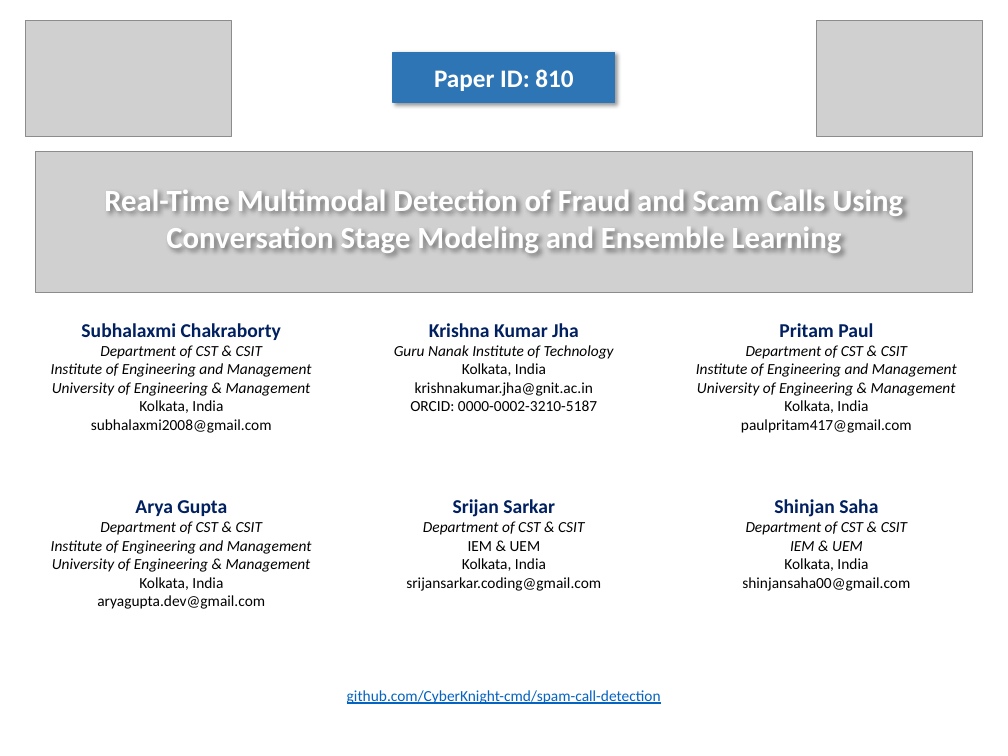
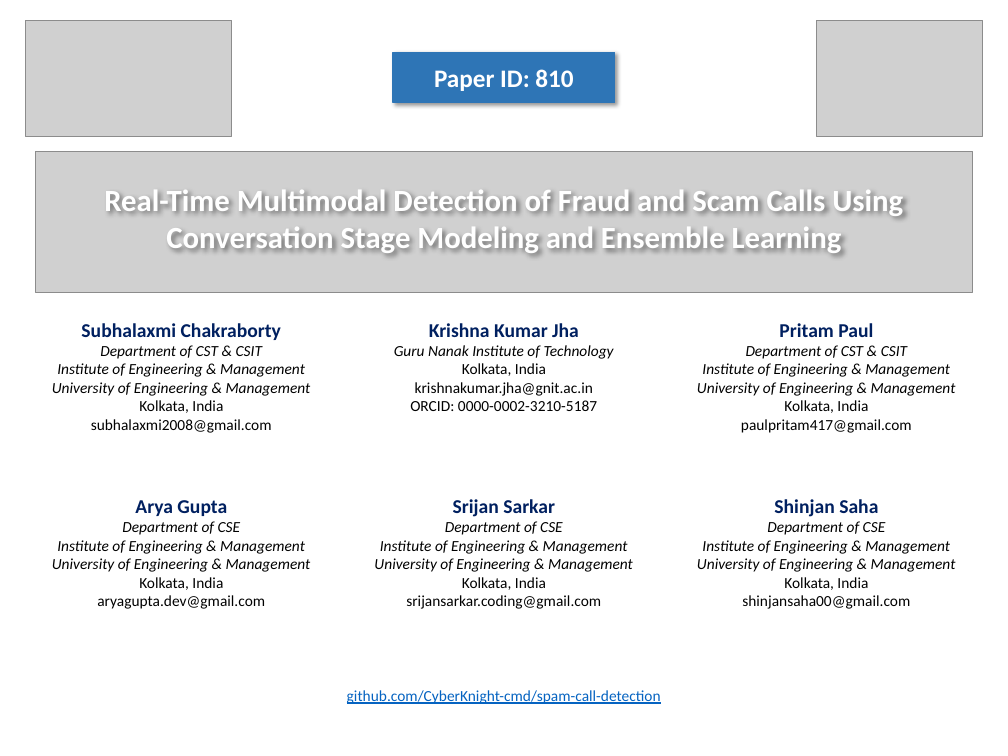
Before and after one commit to CyberKnight-cmd/spam-call-detection, a slide deck: slide 1 of presentation/Scam_Call_Detection_Presentation.pptx. Drawn at 1008x756 pixels with LibreOffice and Linux fonts; fonts in the diff are those of the drawing; grey boxes stand for pictures. Boxes give left, top, right and bottom in pixels: in the first picture for what was removed or moved away, otherwise in the second. Text is boxed around its words. In the diff, an @@ line names an element or a change of style, - is before the commit and + after.

```diff
--- a/presentation/Scam_Call_Detection_Presentation.pptx
+++ b/presentation/Scam_Call_Detection_Presentation.pptx
@@ text at (57, 363, 305, 377): text changed @@
-Institute of Engineering and Management
+Institute of Engineering & Management
@@ text at (702, 363, 950, 377): text changed @@
-Institute of Engineering and Management
+Institute of Engineering & Management
@@ text at (57, 521, 305, 554): text changed @@
-Department of CST & CSIT
-Institute of Engineering and Management
+Department of CSE
+Institute of Engineering & Management
@@ text at (374, 521, 633, 572): text changed @@
-Department of CST & CSIT
-IEM & UEM
+Department of CSE
+Institute of Engineering & Management
+University of Engineering & Management
@@ text at (697, 521, 956, 572): text changed @@
-Department of CST & CSIT
-IEM & UEM
+Department of CSE
+Institute of Engineering & Management
+University of Engineering & Management
```
Also in this commit, not shown: 6 other files.
